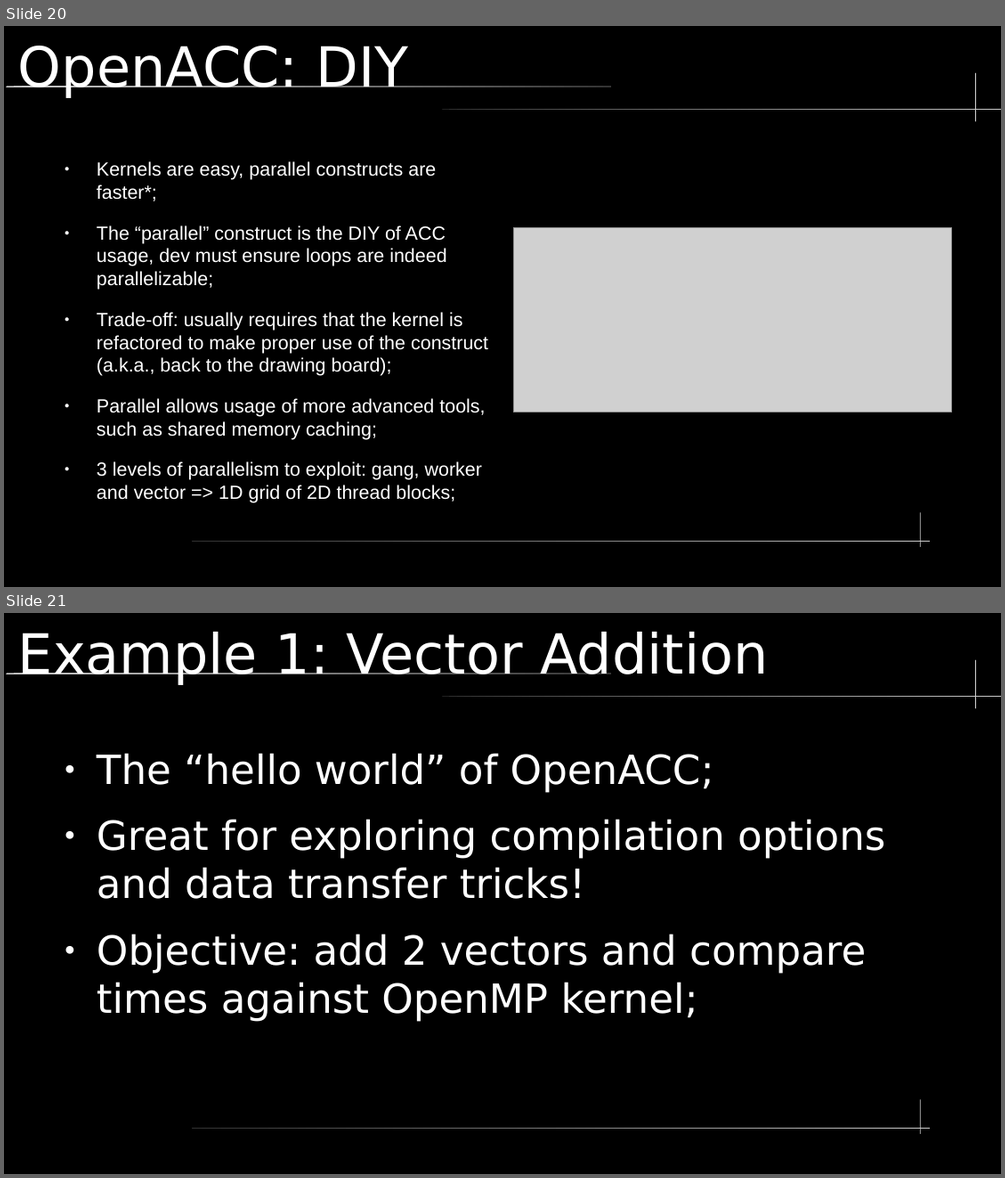
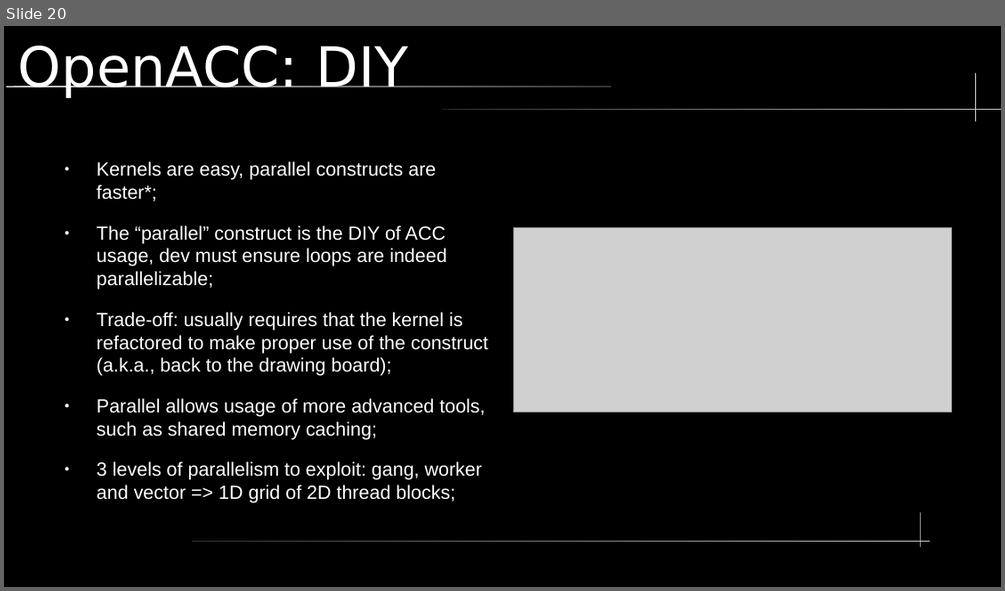
Before and after one commit to LucasGasparinoBSC/presentationUPC, a slide deck: lectureAlyaGPU.odp. Shown one above the other, each under a label of ours: slides 20 and 21 before the commit, slide 20 after it. The pictures are 1005x1178 and 1005x591 pixels, drawn with LibreOffice and Linux fonts; fonts in the diff are those of the drawing; grey boxes stand for pictures. Boxes give left, top, right and bottom in pixels: in the first picture for what was removed or moved away, otherwise in the second. Text is boxed around its words. In the diff, an @@ line names an element or a change of style, - is before the commit and + after.

```diff
--- a/lectureAlyaGPU.odp
+++ b/lectureAlyaGPU.odp
@@ slide 21 removed at [4,613,1001,1174], background #000000; not listed: 5 template elements that a slide beside it also shows @@
@@ title removed at [18,632,768,685] @@
-Example 1: Vector Addition
@@ text removed at [97,753,885,1022] @@
-● The “hello world” of OpenACC;
-● Great for exploring compilation options and data transfer tricks!
-● Objective: add 2 vectors and compare times against OpenMP kernel;
```
Also in this commit, not shown: 3 slides changed, 5 slides added, 1 other slide removed, 9 other files.
